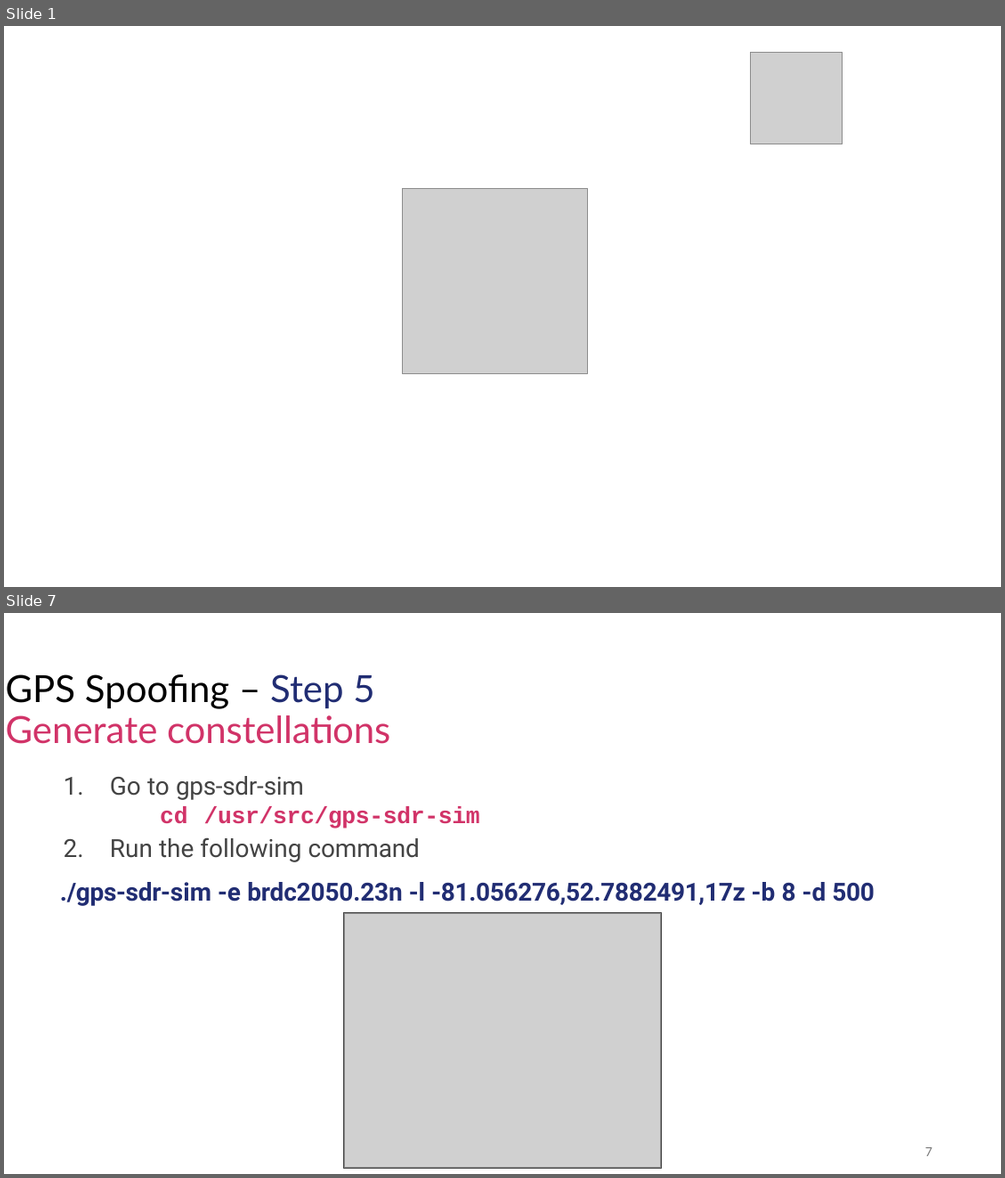
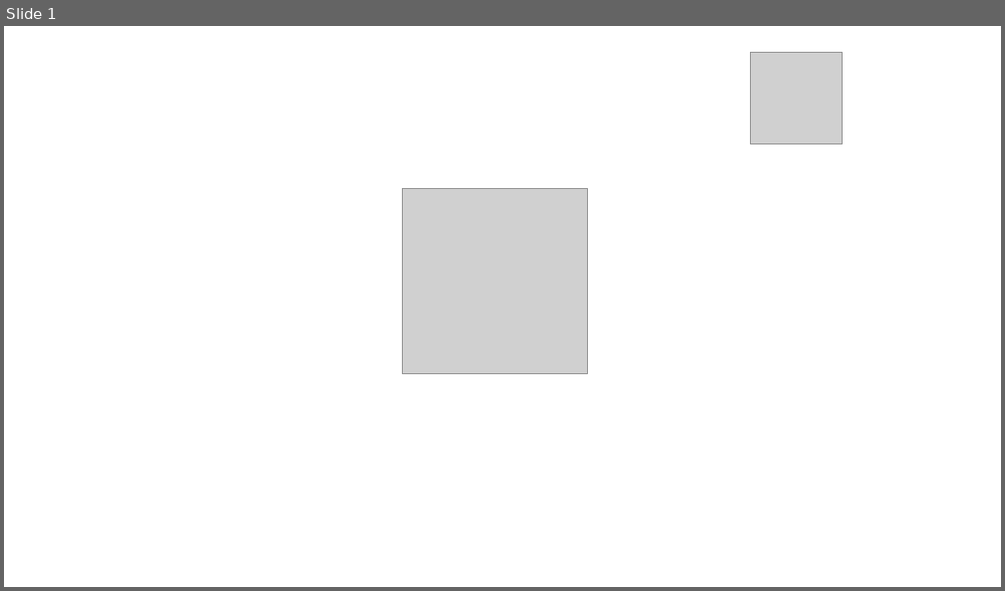
Before and after one commit to nprobert/AutoISAC-ACT-AdvWireless, a slide deck: 4 ACT AW - GPS.pptx. Shown one above the other, each under a label of ours: slides 1 and 7 before the commit, slide 1 after it; the slides between them are not shown. The pictures are 1005x1178 and 1005x591 pixels, drawn with LibreOffice and Linux fonts; fonts in the diff are those of the drawing; grey boxes stand for pictures. Boxes give left, top, right and bottom in pixels: in the first picture for what was removed or moved away, otherwise in the second. Text is boxed around its words. In the diff, an @@ line names an element or a change of style, - is before the commit and + after.

```diff
--- a/4 ACT AW - GPS.pptx
+++ b/4 ACT AW - GPS.pptx
@@ slide 7 removed at bbox=[4, 613, 1001, 1174], background #FFFFFF @@
@@ title removed at bbox=[6, 674, 390, 744] @@
-GPS Spooﬁng – Step 5 Generate constellations
@@ text removed at bbox=[60, 776, 874, 906] @@
-1. Go to gps-sdr-sim
-cd /usr/src/gps-sdr-sim
-2. Run the following command
-./gps-sdr-sim -e brdc2050.23n -l -81.056276,52.7882491,17z -b 8 -d 500
@@ picture removed at bbox=[344, 913, 661, 1167] @@
@@ freeform shape removed at bbox=[344, 913, 662, 1168] @@
@@ page number removed at bbox=[925, 1147, 932, 1156] @@
-7
```
Also in this commit, not shown: 1 slide changed, 4 slides added, 5 other slides removed, 3 other files.
